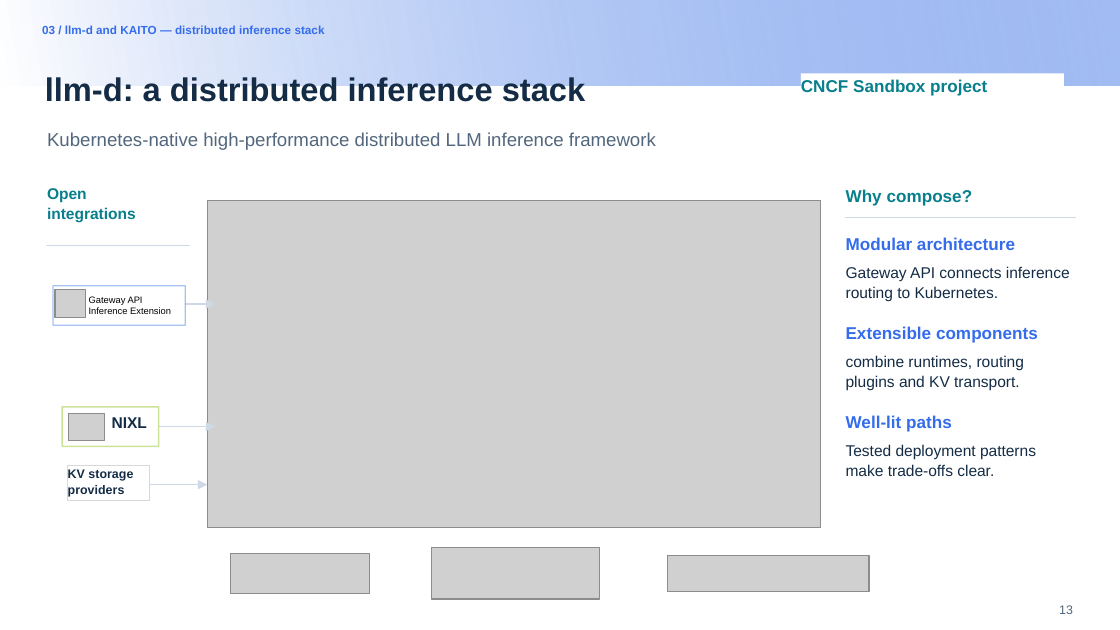
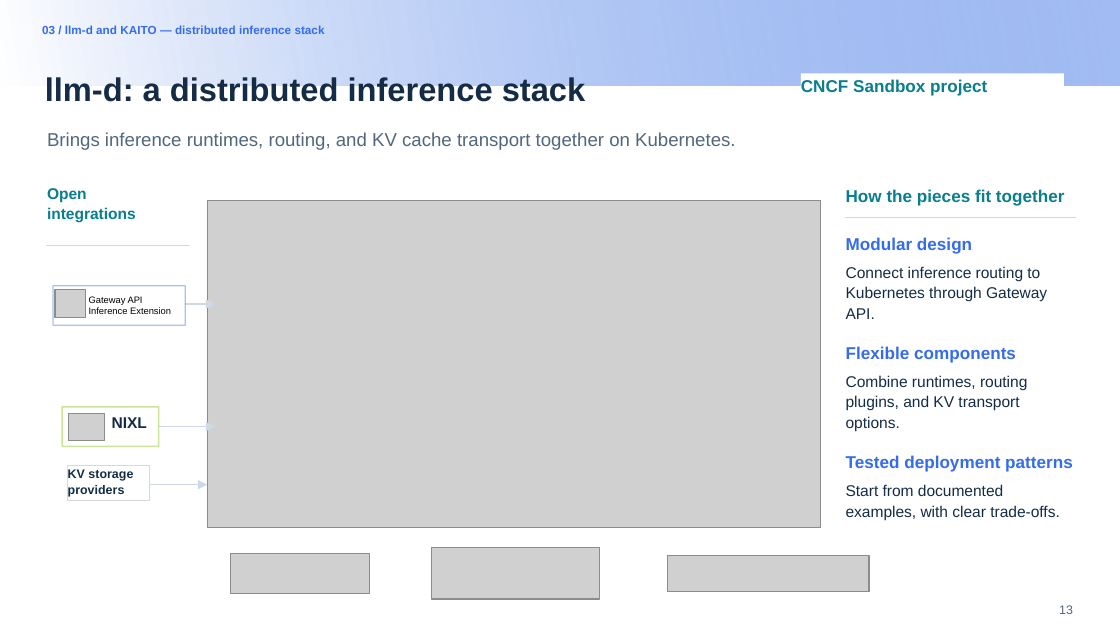
Before and after one commit to andyzhangx/demo, a slide deck: slide 13 of llm/pd-disaggregation/kubecon-na-2026-pd-disaggregation-kaito-llmd.pptx. Drawn at 1120x630 pixels with LibreOffice and Linux fonts; fonts in the diff are those of the drawing; grey boxes stand for pictures; background and template pictures are left out. Boxes give left, top, right and bottom in pixels: in the first picture for what was removed or moved away, otherwise in the second. Text is boxed around its words. In the diff, an @@ line names an element or a change of style, - is before the commit and + after.

Commit message:
docs: clarify llm-d overview slide wording

```diff
--- a/llm/pd-disaggregation/kubecon-na-2026-pd-disaggregation-kaito-llmd.pptx
+++ b/llm/pd-disaggregation/kubecon-na-2026-pd-disaggregation-kaito-llmd.pptx
@@ text at [47, 132, 735, 150]: text changed @@
-Kubernetes-native high-performance distributed LLM inference framework
+Brings inference runtimes, routing, and KV cache transport together on Kubernetes.
@@ text at [846, 189, 1065, 206]: text changed @@
-Why compose?
+How the pieces fit together
@@ text at [846, 237, 1073, 520]: text changed @@
-Modular architecture
-Gateway API connects inference routing to Kubernetes.
-Extensible components
-combine runtimes, routing plugins and KV transport.
-Well-lit paths
-Tested deployment patterns make trade-offs clear.
+Modular design
+Connect inference routing to Kubernetes through Gateway API.
+Flexible components
+Combine runtimes, routing plugins, and KV transport options.
+Tested deployment patterns
+Start from documented examples, with clear trade-offs.
```
